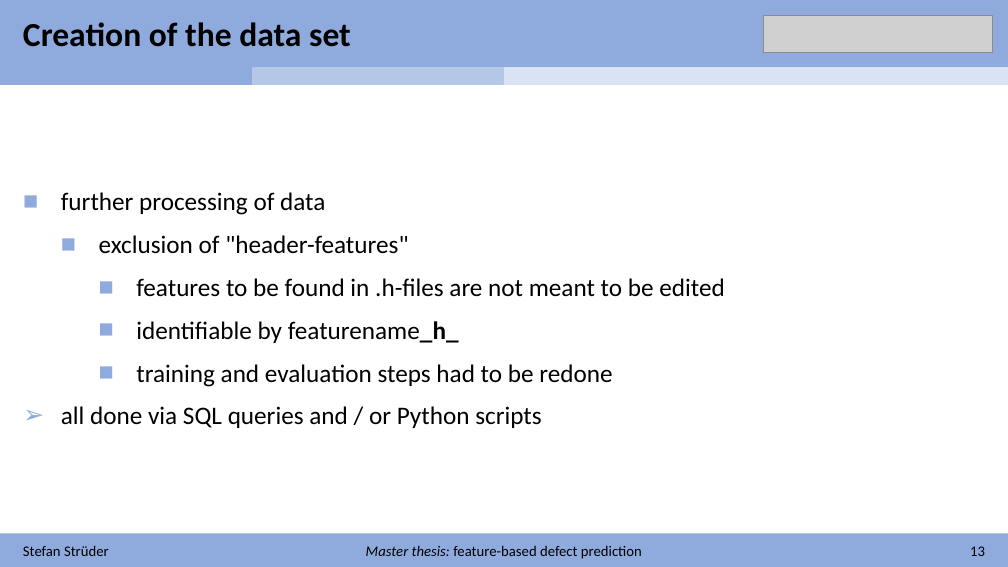
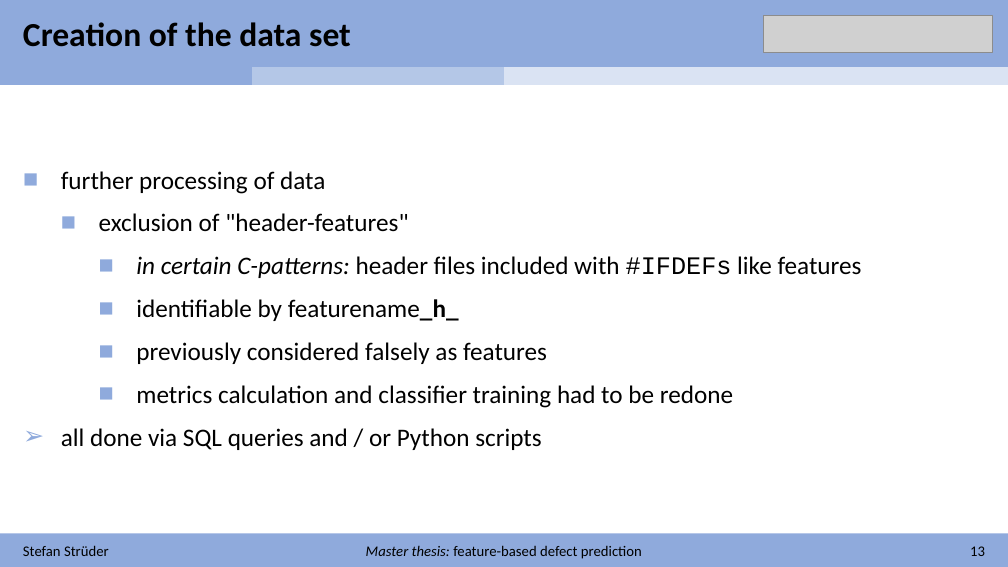
Before and after one commit to stefanstrueder/MA_Strueder, a slide deck: slide 13 of Zwischenbericht/Zwischenbericht.pptx. Drawn at 1008x567 pixels with LibreOffice and Linux fonts; fonts in the diff are those of the drawing; grey boxes stand for pictures. Boxes give left, top, right and bottom in pixels: in the first picture for what was removed or moved away, otherwise in the second. Text is boxed around its words. In the diff, an @@ line names an element or a change of style, - is before the commit and + after.

```diff
--- a/Zwischenbericht/Zwischenbericht.pptx
+++ b/Zwischenbericht/Zwischenbericht.pptx
@@ text "further processing of data": place and size @@
-text "further processing of data" at box(61, 192, 724, 428)
+text "further processing of data" at box(61, 171, 862, 450)
@@ text at box(136, 256, 862, 278): text changed @@
-    ■ features to be found in .h-files are not meant to be edited
+    ■ in certain C-patterns: header files included with #IFDEFs like features
@@ text at box(136, 342, 733, 408): text changed @@
-    ■ training and evaluation steps had to be redone
+    ■ previously considered falsely as features
+    ■ metrics calculation and classifier training had to be redone
```
Also in this commit, not shown: 14 other slides changed, 1 other file.
